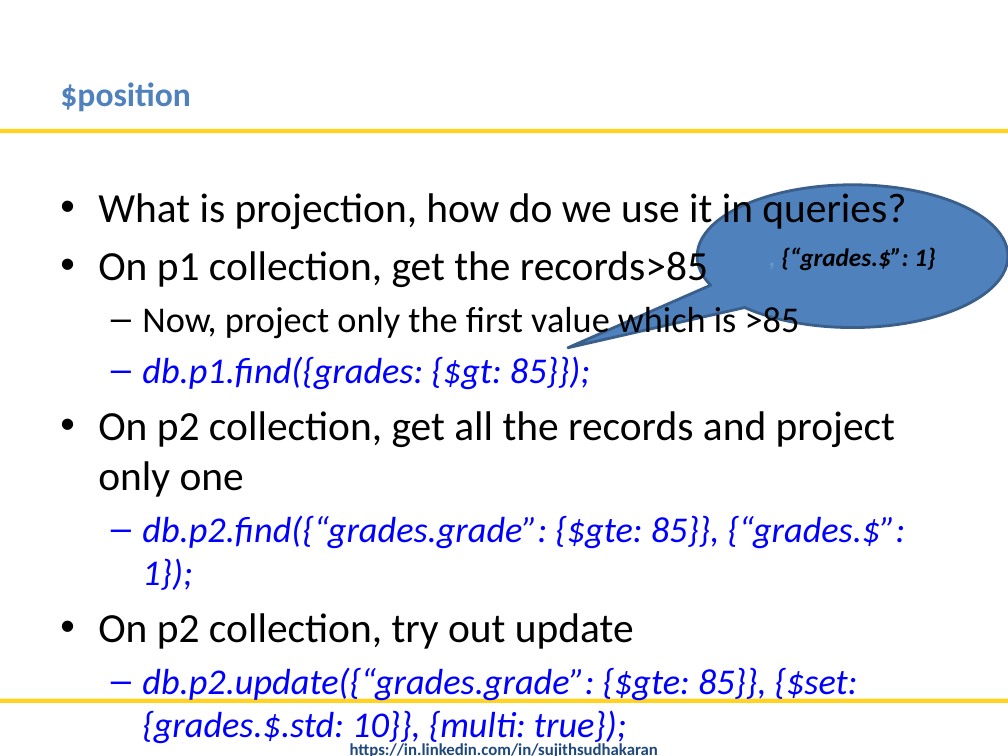
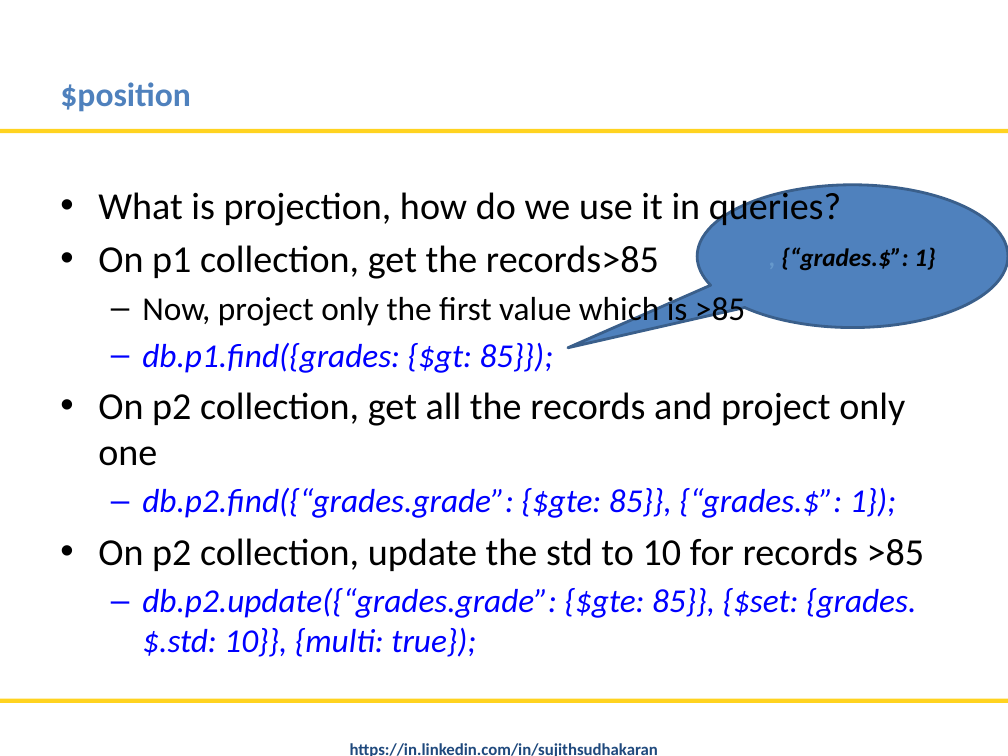
Before and after one commit to nitinmlvya/mongodb-tips-and-advfeatures, a slide deck: slide 5 of MongoDB Tips and Advance Features.pptx. Drawn at 1008x756 pixels with LibreOffice and Linux fonts; fonts in the diff are those of the drawing; background and template pictures are left out. Boxes give left, top, right and bottom in pixels: in the first picture for what was removed or moved away, otherwise in the second. Text is boxed around its words. In the diff, an @@ line names an element or a change of style, - is before the commit and + after.

```diff
--- a/MongoDB Tips and Advance Features.pptx
+++ b/MongoDB Tips and Advance Features.pptx
@@ text at [98, 187, 916, 657]: size 29.6 to 27.2 pt in "What is projection, how do we use ...", "On p1 collection, get the records>85", "On p2 collection, get all the records ..."; size 25.9 to 23.8 pt in "Now, project only the first value which ...", "db.p1.find({grades: {$gt: 85}});", "db.p2.find({“grades.grade”: {$gte: 85}}, {“grades.$”: 1});", "db.p2.update({“grades.grade”: {$gte: 85}}, {$set: {grades.$. ..." @@
@@ text at [98, 538, 925, 571]: text changed; size 29.6 to 27.2 pt @@
-• On p2 collection, try out update
+• On p2 collection, update the std to 10 for records >85
```
Also in this commit, not shown: 6 other slides changed, 1 other file.
